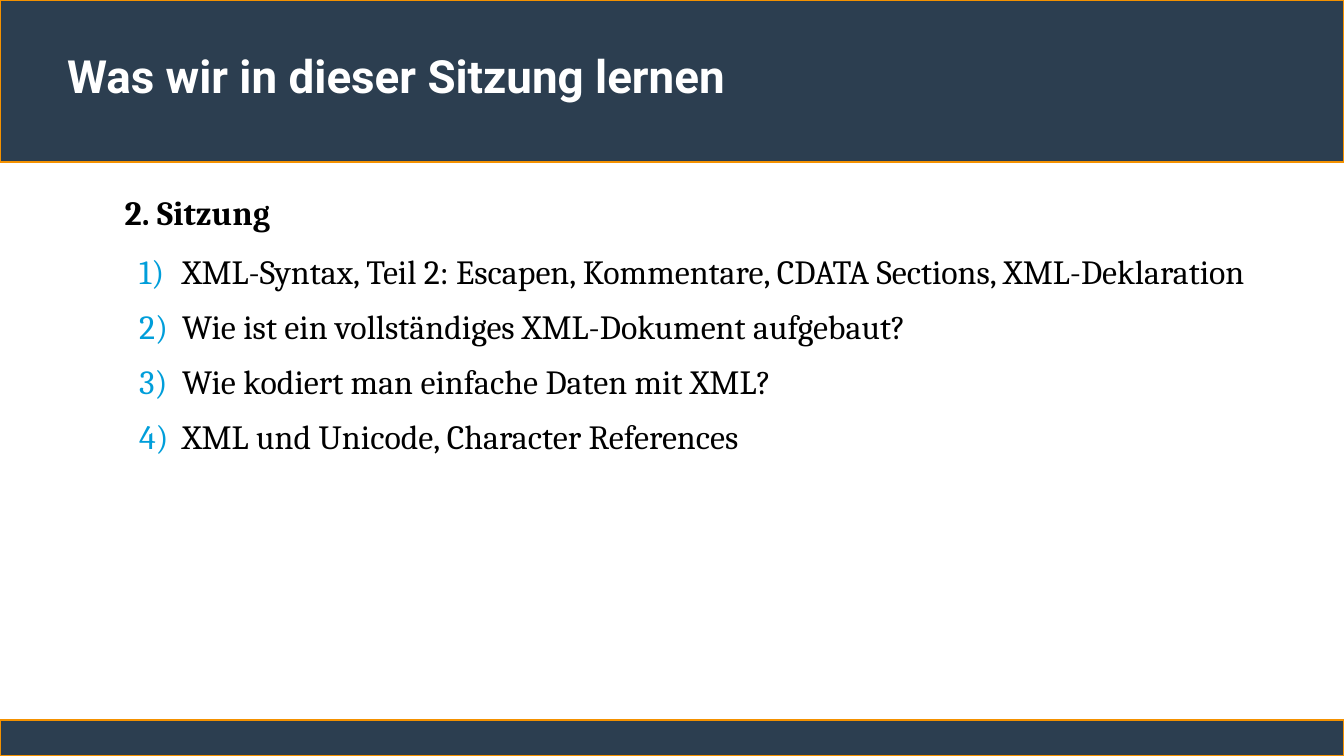
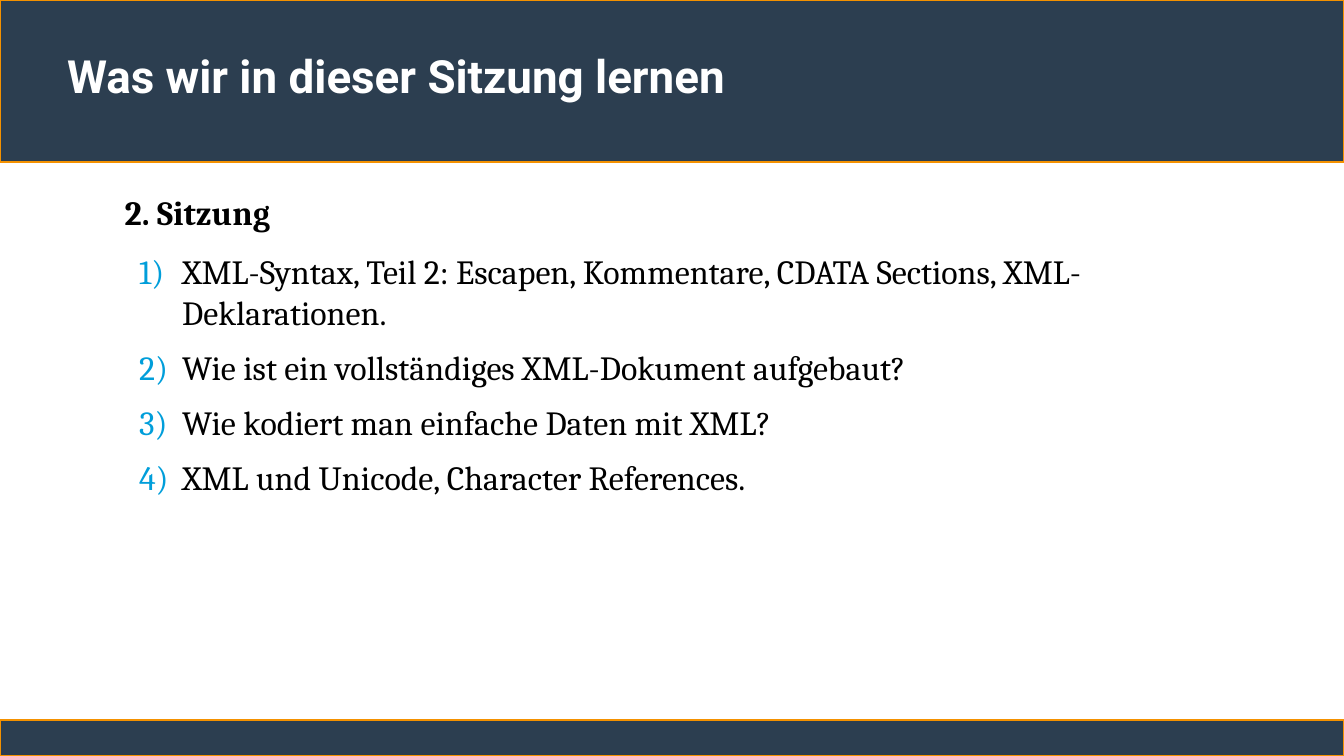
Before and after one commit to ChristianSonderUniSG/xml-kurs, a slide deck: slide 3 of sitzung_2/sitzung_2.odp. Drawn at 1344x756 pixels with LibreOffice and Linux fonts; fonts in the diff are those of the drawing. Boxes give left, top, right and bottom in pixels: in the first picture for what was removed or moved away, otherwise in the second. Text is boxed around its words. In the diff, an @@ line names an element or a change of style, - is before the commit and + after.

```diff
--- a/sitzung_2/sitzung_2.odp
+++ b/sitzung_2/sitzung_2.odp
@@ text at [182,260,1081,326]: text changed @@
-  1) XML-Syntax, Teil 2: Escapen, Kommentare, CDATA Sections, XML-Deklaration
+  1) XML-Syntax, Teil 2: Escapen, Kommentare, CDATA Sections, XML-Deklarationen.
@@ text at [182,466,746,495]: text changed @@
-  4) XML und Unicode, Character References
+  4) XML und Unicode, Character References.
```
Also in this commit, not shown: 15 other slides changed, 1 other file.
